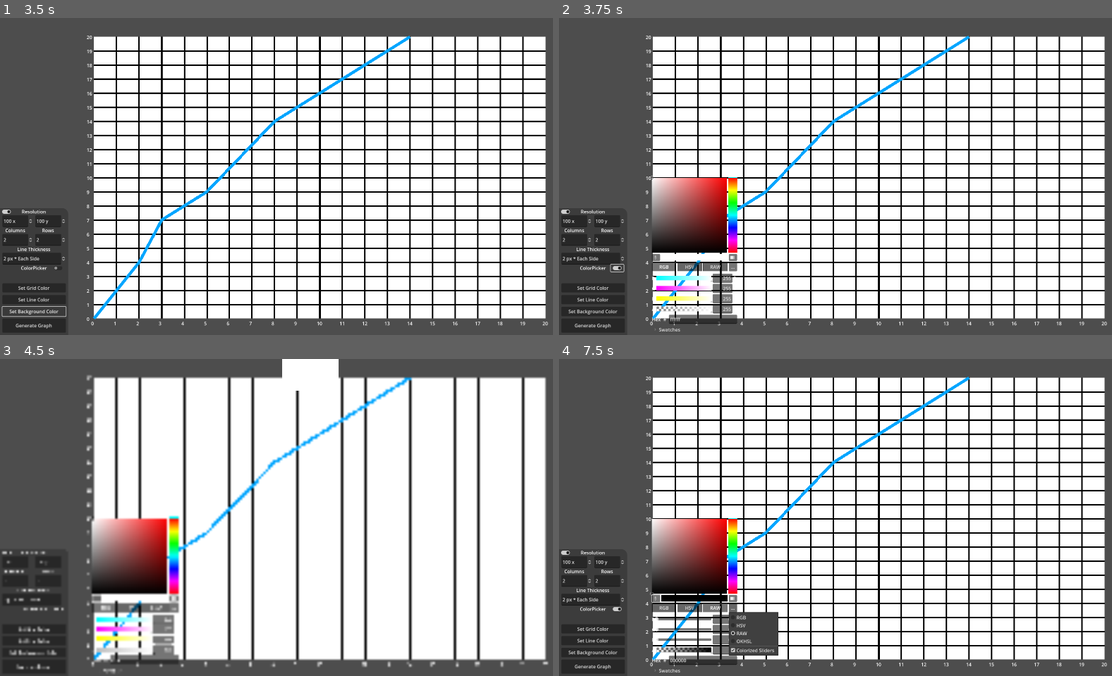
Above: before the commit, frames 1-4 (two rows, left to right).
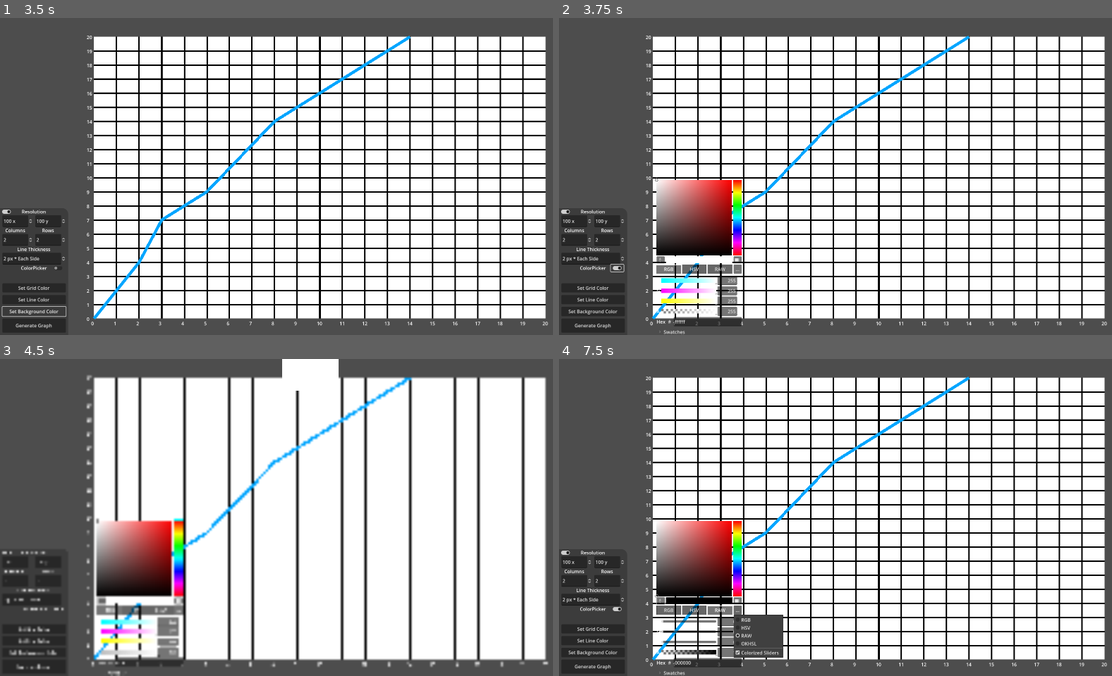
Above: after the commit, the same moments.

Repository: TheSteelCrow/SteelOS
Game: Godot game, scene res://Scenes/ExperimentalStockMarket.tscn
Two runs of this game, one before a commit and one after it. Both use one fixed random seed, a clock stepped at 60 frames per second and the inputs below. This scene is started directly instead of the project's main scene.
Inputs (mouse positions are in pixels of both pictures, inside the frame that each line leads up to):
- Up to frame 1 (3.5 s): click "Generate Graph" at 0.5 s; click "Set Line Color" at 1.25 s; click "Set Grid Color" at 2 s; click "Set Background Color" at 2.75 s
- Up to frame 2 (3.75 s): click (619, 268) at 3.52 s
- Up to frame 3 (4.5 s): click (99, 599) at 4.25 s
- Up to frame 4 (7.5 s): click "RGB" at 5 s; click "HSV" at 5.75 s; click "RAW" at 6.5 s; click "..." at 7.25 s

Frame 1 is identical in both runs. In frame 2, 2.8% of the frame differs, in the area x 16-34%, y 49-100%; in frame 3, 3.4%; in frame 4, 3.2%.

Commit message:
06 08 24
Continued line tool

Diff:
--- a/Scenes/Experimental.tscn
+++ b/Scenes/Experimental.tscn
@@ -229,10 +229,10 @@
 
 [node name="ColorPicker" type="ColorPicker" parent="ImageTesting/SideWindow/Colour"]
 layout_mode = 0
-offset_left = 208.0
-offset_top = 108.0
-offset_right = 398.0
-offset_bottom = 676.0
+offset_left = 224.0
+offset_top = 116.0
+offset_right = 406.0
+offset_bottom = 684.0
 color = Color(0, 0, 0, 1)
 
 [node name="Tool" type="Control" parent="ImageTesting/SideWindow"]
--- a/Scenes/ExperimentalStockMarket.tscn
+++ b/Scenes/ExperimentalStockMarket.tscn
@@ -185,10 +185,10 @@
 [node name="ColorPicker" type="ColorPicker" parent="StockMarketManager/Settings"]
 visible = false
 layout_mode = 0
-offset_left = 312.0
-offset_top = -108.0
-offset_right = 566.0
-offset_bottom = 460.0
+offset_left = 328.0
+offset_top = -100.0
+offset_right = 574.0
+offset_bottom = 468.0
 
 [node name="ToggleSettings" type="CheckButton" parent="StockMarketManager"]
 layout_mode = 0
--- a/Scenes/main_ui.tscn
+++ b/Scenes/main_ui.tscn
@@ -1476,10 +1476,10 @@
 
 [node name="ColorPicker" type="ColorPicker" parent="ImagePainterApp"]
 layout_mode = 0
-offset_left = 2024.0
-offset_top = 340.0
-offset_right = 2086.0
-offset_bottom = 908.0
+offset_left = 2032.0
+offset_top = 344.0
+offset_right = 2090.0
+offset_bottom = 912.0
 color = Color(0, 0, 0, 1)
 
 [node name="Tools" type="Panel" parent="ImagePainterApp"]
--- a/Scripts/ImageTesting.gd
+++ b/Scripts/ImageTesting.gd
@@ -89,11 +89,21 @@
 		print(NumberOfSegments)
 		print(PixelsPerSegment)
 
-		for HorizontalOffset in range(0, NumberOfSegments):
-			for VerticalOffset in range(0, PixelsPerSegment):
-				print(HorizontalOffset)
-				print(VerticalOffset)
-				CurrentImage.set_pixel(StartLocation.x + HorizontalOffset, StartLocation.x + VerticalOffset, PaintColor)
+		var PixelNumber = 1
+		var SegmentNumber = 1
+
+		while SegmentNumber <= NumberOfSegments:
+			PixelNumber = 1
+			SegmentNumber += 1
+			while PixelNumber <= PixelsPerSegment:
+				CurrentImage.set_pixel(StartLocation.x - SegmentNumber, StartLocation.y - PixelNumber, PaintColor)
+				PixelNumber += 1
+
+		#for HorizontalOffset in range(1, NumberOfSegments):
+		#	for VerticalOffset in range(1, PixelsPerSegment+1):
+		#		print(HorizontalOffset)
+		#		print(VerticalOffset)
+		#		CurrentImage.set_pixel(StartLocation.x + HorizontalOffset, StartLocation.y + VerticalOffset, PaintColor)
 		Render()
 	elif(EndLocation.x >= StartLocation.x and EndLocation.y <= StartLocation.y): #Top right
 		print("Line in this direction not yet supported")
@@ -101,6 +111,7 @@
 		print("Line in this direction not yet supported")
 	elif(EndLocation.x+1 >= StartLocation.x and EndLocation.y+1 >= StartLocation.y): #Bottom right
 		print("Line in this direction not yet supported")
+
 func PaintRectangle(StartLocation, EndLocation, PaintColor):
 	if(EndLocation.x <= StartLocation.x+1 and EndLocation.y <= StartLocation.y+1): #Top left
 		for x in range(EndLocation.x, StartLocation.x+1):
